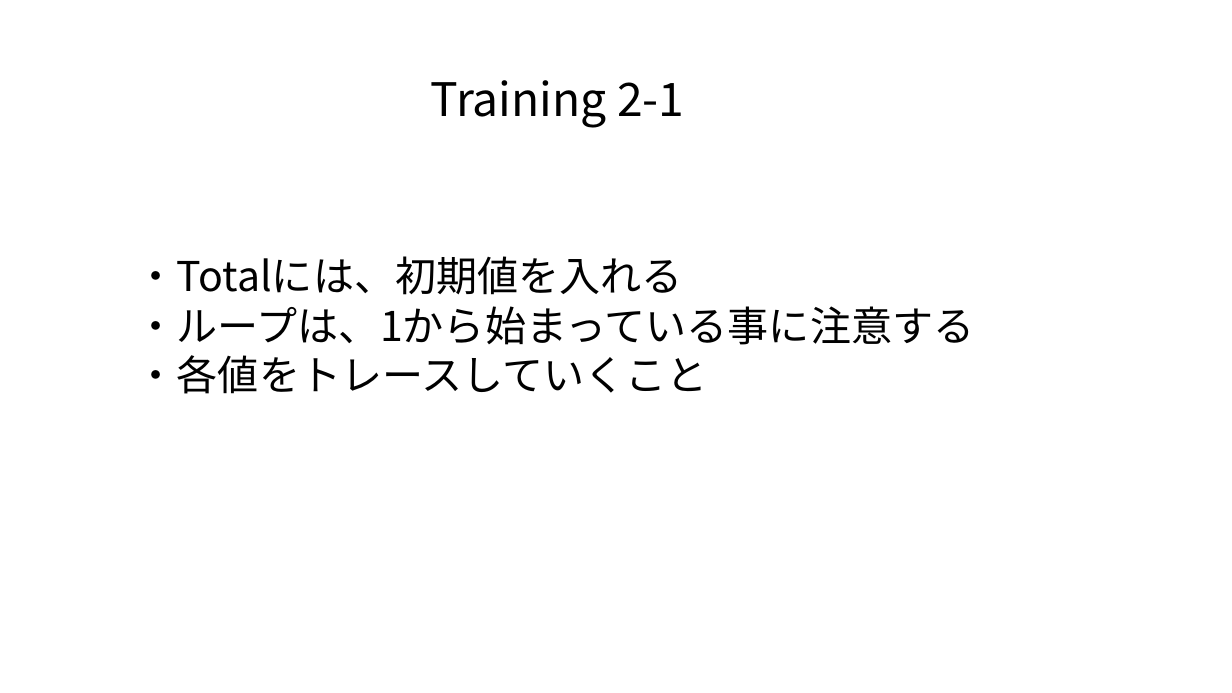
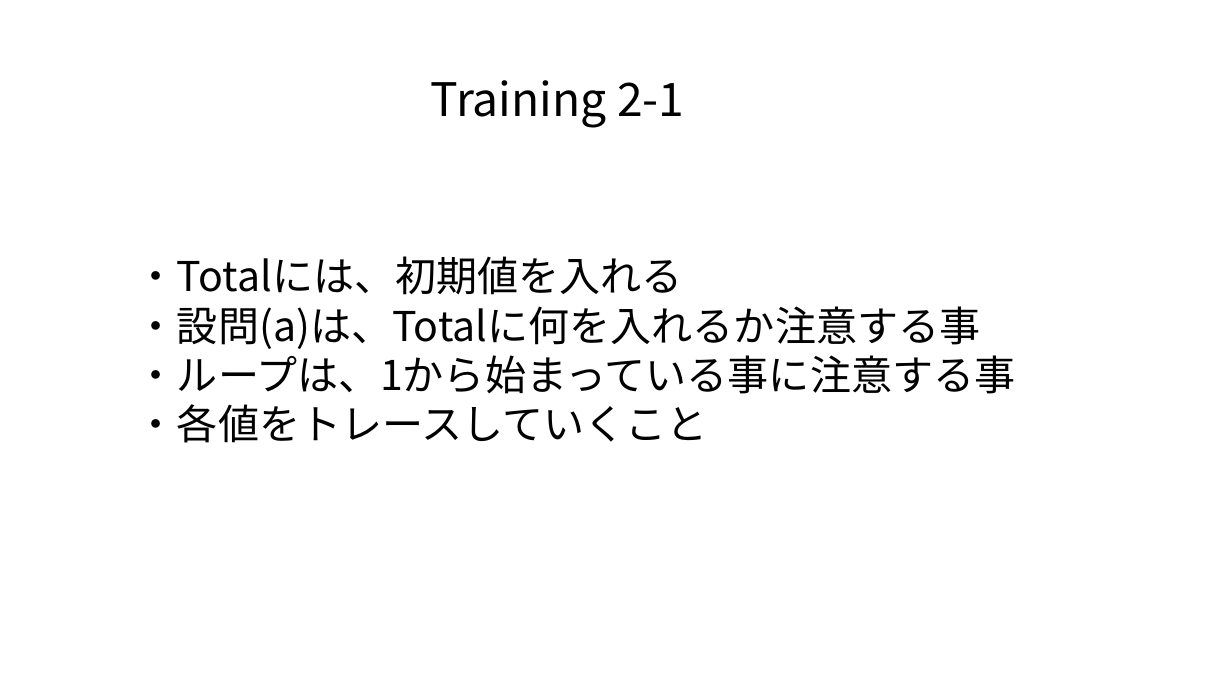
Before and after one commit to masakage/algorithm, a slide deck: slide 10 of docs/第8回最大値最小値を求めるアルゴリズム.pptx. Drawn at 1232x693 pixels with LibreOffice and Linux fonts; fonts in the diff are those of the drawing. Boxes give left, top, right and bottom in pixels: in the first picture for what was removed or moved away, otherwise in the second. Text is boxed around its words. In the diff, an @@ line names an element or a change of style, - is before the commit and + after.

```diff
--- a/docs/第8回最大値最小値を求めるアルゴリズム.pptx
+++ b/docs/第8回最大値最小値を求めるアルゴリズム.pptx
@@ text at bbox=[136, 306, 1016, 394]: text changed @@
-・ループは、1から始まっている事に注意する
+・設問(a)は、Totalに何を入れるか注意する事
+・ループは、1から始まっている事に注意する事
```
Also in this commit, not shown: 3 other slides changed, 1 slide added.
